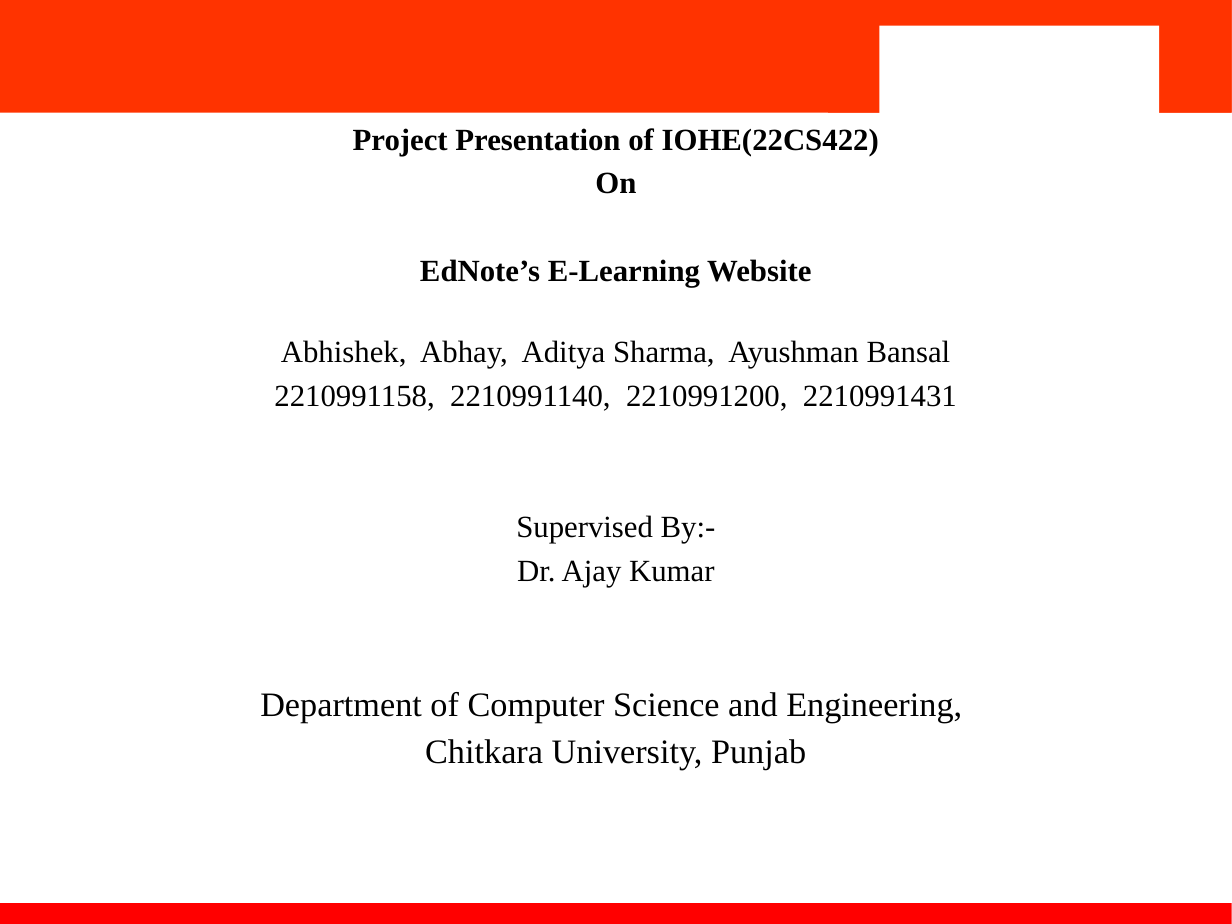
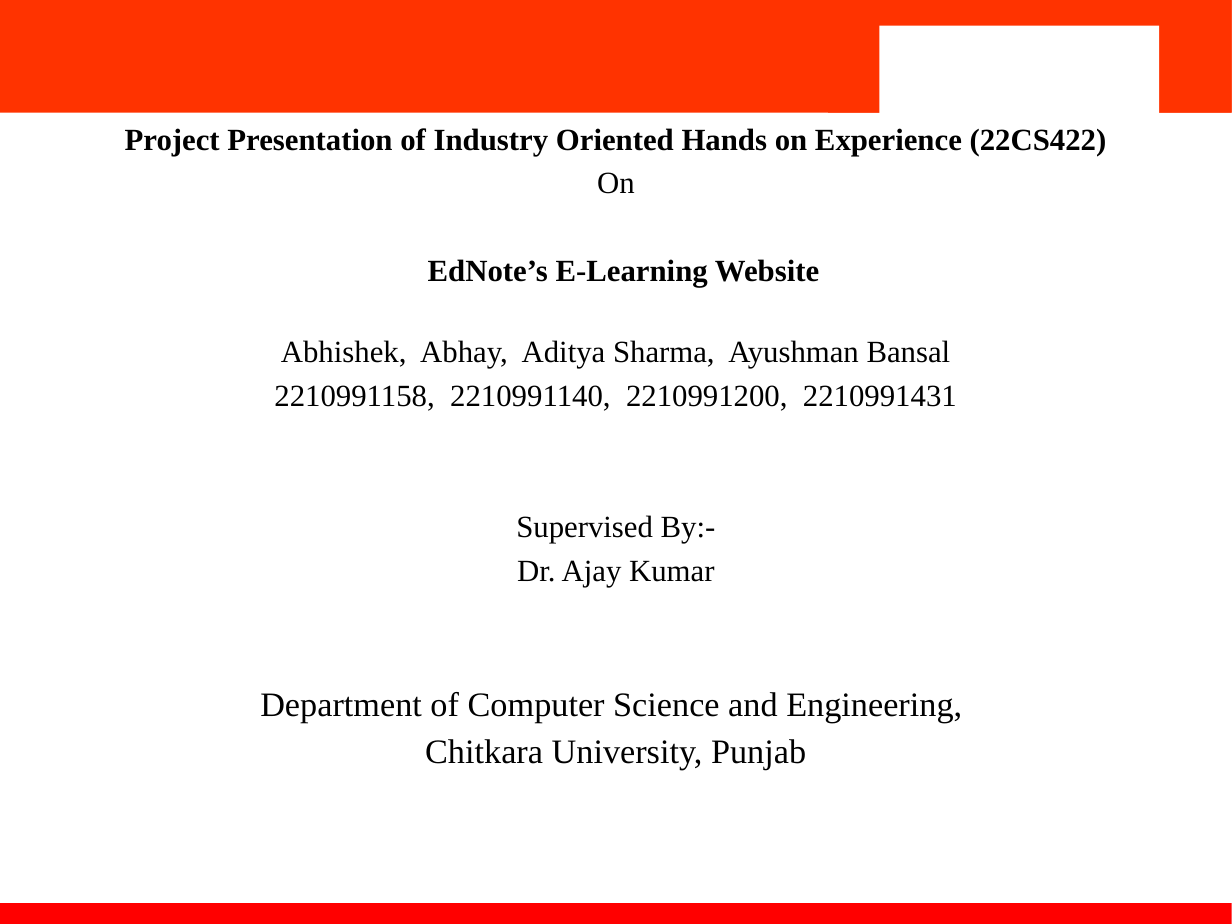
Before and after one commit to Abhishek1158/EdNote-s-E-Learning-Website--2210991158-2210991140-2210991200-2210991431--, a slide deck: slide 1 of Report and PPT/EdNote's.pptx. Drawn at 1232x924 pixels with LibreOffice and Linux fonts; fonts in the diff are those of the drawing; background and template pictures are left out. Boxes give left, top, right and bottom in pixels: in the first picture for what was removed or moved away, otherwise in the second. Text is boxed around its words. In the diff, an @@ line names an element or a change of style, - is before the commit and + after.

```diff
--- a/Report and PPT/EdNote's.pptx
+++ b/Report and PPT/EdNote's.pptx
@@ text at (125,128,1107,156): text changed @@
-Project Presentation of IOHE(22CS422)
+Project Presentation of Industry Oriented Hands on Experience (22CS422)
@@ text at (597,172,635,194): bold off in "On" @@
```
Also in this commit, not shown: 8 other slides changed, 1 slide added.
